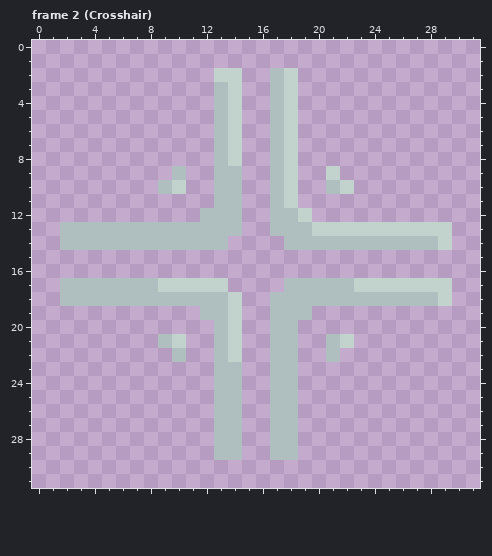
Edited in one commit: pixel-art file (Twisted Petal/Assets/Aseprite/Player/playerCursor.ase). That is the earlier state.
32x32 pixels, 3 frames. Shown: frame 2 (Crosshair).
Once edited:
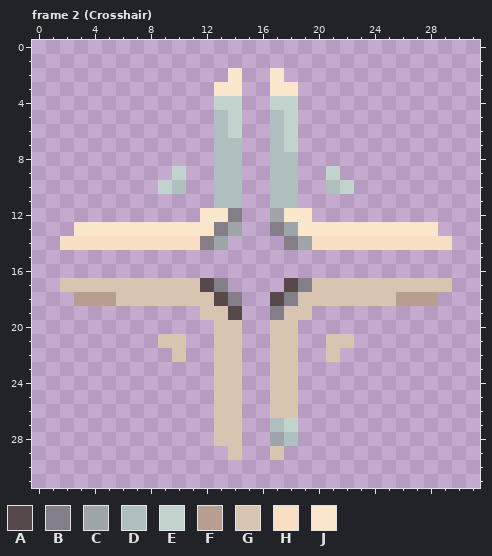
Palette (. is transparent): A #56494c  B #847e89  C #9fa4a9  D #afbfc0  E #c2d3cd  F #b79e90  G #d7c4b1  H #f8dec3  J #fae7cb
The edit:
Changed rows in their new state; - is an unchanged pixel.
Frame 2 (Crosshair):
first column x 2:
 2 -----------.J--J.-----------
 3 -----------JJ--JJ-----------
 4 -----------E---E------------
 7 ------------D---------------
 8 ------------D---D-----------
 9 --------E-------D-----------
10 -------ED-------D-----------
11 ----------------D-----------
12 ----------JJB--CJJ----------
13 .JJJJJJJJJJBC--BCJJJJJJJJJJ.
14 HHHHHHHHHHBC----BCHHHHHHHHHH
17 GGGGGGGGGGAB----ABGGGGGGGGGG
18 .FFFGGGGGGGAB--ABGGGGGGGFFF.
19 ----------GGA--BGG----------
20 -----------GG--GG-----------
21 -------GG--GG--GG--GG-------
22 --------G--GG--GG--G--------
23 -----------GG--GG-----------
24 -----------GG--GG-----------
25 -----------GG--GG-----------
26 -----------GG--GG-----------
27 -----------GG---E-----------
28 -----------GG--C------------
29 -----------.G--G.-----------
